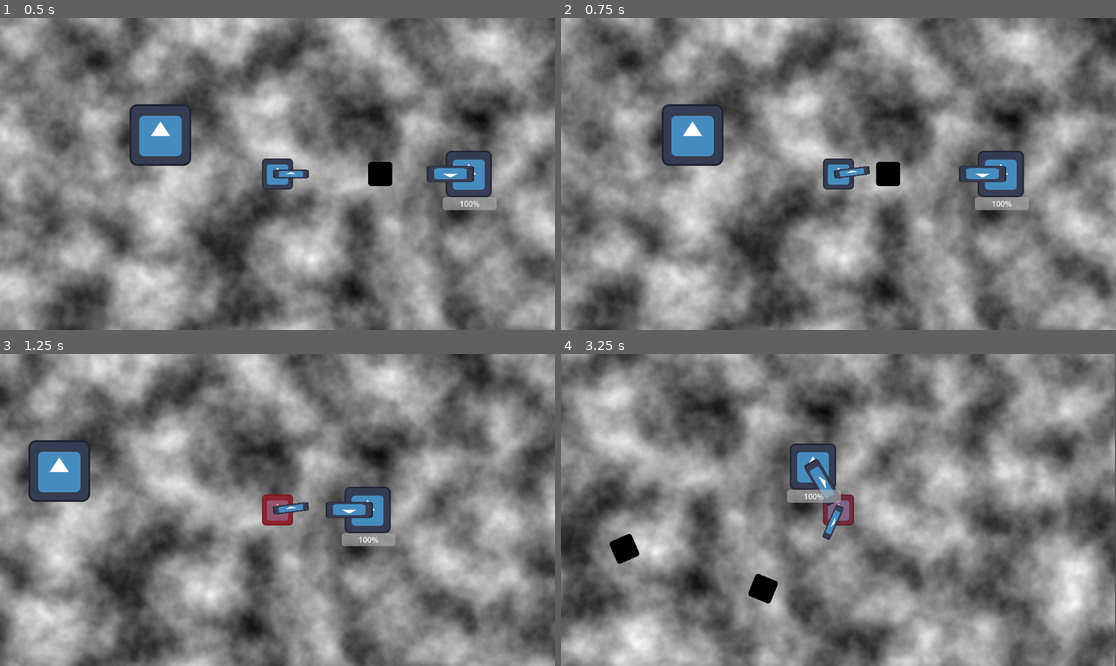
Above: before the commit, frames 1-4 (two rows, left to right).
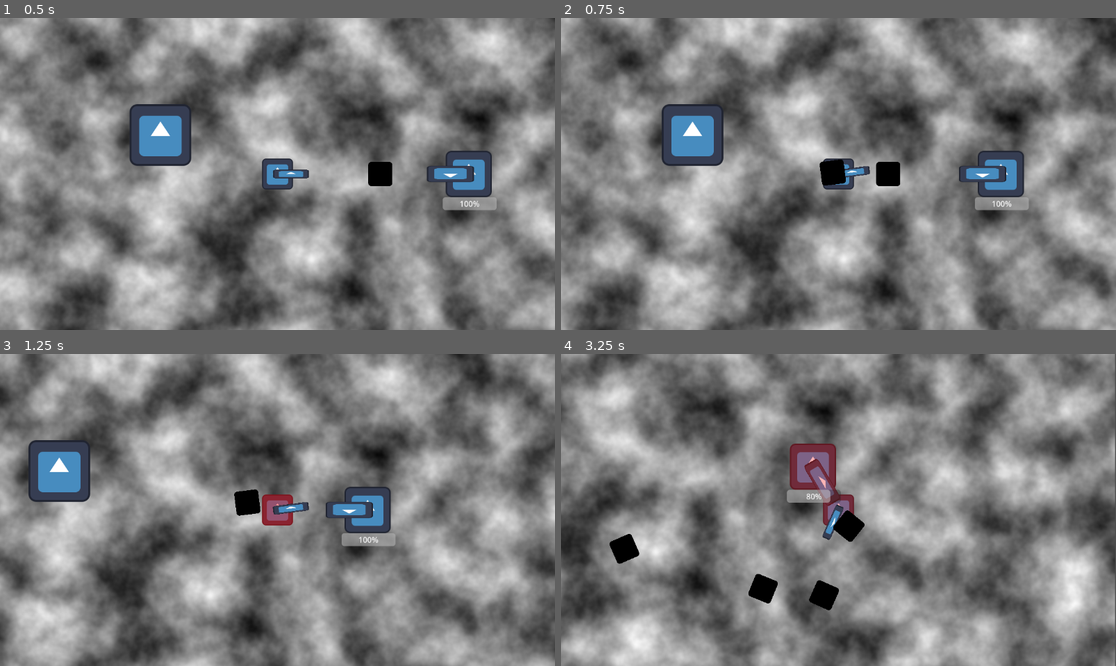
Above: after the commit, the same moments.

Repository: jacobartis/Tower-of-the-Time-Lich
Game: Godot game, scene res://world.tscn
Two runs of this game, one before a commit and one after it. Both use one fixed random seed, a clock stepped at 60 frames per second and the inputs below. The engine's default icon, where the game draws it, is replaced by a stand-in: a white triangle on a blue panel in a dark square.
Inputs (mouse positions are in pixels of both pictures, inside the frame that each line leads up to):
- Up to frame 1 (0.5 s): no input
- Up to frame 2 (0.75 s): move the mouse to (960, 158) at 0.52 s; hold D (player_right) from 0.53 s (still down); right-click (960, 158) at 0.6 s
- Up to frame 3 (1.25 s): keep holding D (player_right)
- Up to frame 4 (3.25 s): move the mouse to (727, 525) at 1.27 s; release D (player_right) at 1.28 s; hold S (player_down) 1.28-2.03 s; tap E (player_interact) at 1.35 s; move the mouse to (894, 441) at 2.02 s; press the mouse at (894, 441) at 2.03 s; hold D (player_right) 2.03-2.78 s; move the mouse to (810, 572) at 2.77 s; release the mouse at (810, 572) at 2.78 s; hold W (player_up) from 2.78 s (still down); right-click (810, 572) at 2.85 s

Frame 1 is identical in both runs. In frame 2, 0.3% of the frame differs, in the area x 46-52%, y 45-54%; in frame 3, 0.3%; in frame 4, 2.1%, in the area x 41-55%, y 28-83%.
Error before the commit: Invalid call. Nonexistent function 'alt_attack' in base 'Nil'. (res://scripts/player/player.gd:16)

Commit message:
Added death to player.

Diff:
--- a/scenes/player/player.tscn
+++ b/scenes/player/player.tscn
@@ -35,6 +35,42 @@
 "transitions": PackedFloat32Array(1),
 "update": 1,
 "values": [null]
+}
+tracks/1/type = "value"
+tracks/1/imported = false
+tracks/1/enabled = true
+tracks/1/path = NodePath("HurtboxComponent/CollisionShape2D:disabled")
+tracks/1/interp = 1
+tracks/1/loop_wrap = true
+tracks/1/keys = {
+"times": PackedFloat32Array(0),
+"transitions": PackedFloat32Array(1),
+"update": 1,
+"values": [false]
+}
+tracks/2/type = "value"
+tracks/2/imported = false
+tracks/2/enabled = true
+tracks/2/path = NodePath("CollisionShape2D:disabled")
+tracks/2/interp = 1
+tracks/2/loop_wrap = true
+tracks/2/keys = {
+"times": PackedFloat32Array(0),
+"transitions": PackedFloat32Array(1),
+"update": 1,
+"values": [false]
+}
+tracks/3/type = "value"
+tracks/3/imported = false
+tracks/3/enabled = true
+tracks/3/path = NodePath(".:modulate")
+tracks/3/interp = 1
+tracks/3/loop_wrap = true
+tracks/3/keys = {
+"times": PackedFloat32Array(0),
+"transitions": PackedFloat32Array(1),
+"update": 0,
+"values": [Color(1, 1, 1, 1)]
 }
 
 [sub_resource type="Animation" id="Animation_bo6fp"]
@@ -53,20 +89,89 @@
 "values": [true, null]
 }
 
+[sub_resource type="Animation" id="Animation_kao8e"]
+resource_name = "die"
+tracks/0/type = "method"
+tracks/0/imported = false
+tracks/0/enabled = true
+tracks/0/path = NodePath(".")
+tracks/0/interp = 1
+tracks/0/loop_wrap = true
+tracks/0/keys = {
+"times": PackedFloat32Array(0),
+"transitions": PackedFloat32Array(1),
+"values": [{
+"args": [false],
+"method": &"set_physics_process"
+}]
+}
+tracks/1/type = "value"
+tracks/1/imported = false
+tracks/1/enabled = true
+tracks/1/path = NodePath("HurtboxComponent/CollisionShape2D:disabled")
+tracks/1/interp = 1
+tracks/1/loop_wrap = true
+tracks/1/keys = {
+"times": PackedFloat32Array(0),
+"transitions": PackedFloat32Array(1),
+"update": 1,
+"values": [true]
+}
+tracks/2/type = "value"
+tracks/2/imported = false
+tracks/2/enabled = true
+tracks/2/path = NodePath("CollisionShape2D:disabled")
+tracks/2/interp = 1
+tracks/2/loop_wrap = true
+tracks/2/keys = {
+"times": PackedFloat32Array(0),
+"transitions": PackedFloat32Array(1),
+"update": 1,
+"values": [true]
+}
+tracks/3/type = "value"
+tracks/3/imported = false
+tracks/3/enabled = true
+tracks/3/path = NodePath(".:modulate")
+tracks/3/interp = 1
+tracks/3/loop_wrap = true
+tracks/3/keys = {
+"times": PackedFloat32Array(0, 1),
+"transitions": PackedFloat32Array(1, 1),
+"update": 0,
+"values": [Color(1, 0, 0, 1), Color(1, 1, 1, 0)]
+}
+tracks/4/type = "method"
+tracks/4/imported = false
+tracks/4/enabled = true
+tracks/4/path = NodePath(".")
+tracks/4/interp = 1
+tracks/4/loop_wrap = true
+tracks/4/keys = {
+"times": PackedFloat32Array(0),
+"transitions": PackedFloat32Array(1),
+"values": [{
+"args": [false],
+"method": &"set_process"
+}]
+}
+
 [sub_resource type="AnimationLibrary" id="AnimationLibrary_k1s88"]
 _data = {
 "RESET": SubResource("Animation_x5d4x"),
+"die": SubResource("Animation_kao8e"),
 "hit": SubResource("Animation_bo6fp")
 }
 
 [sub_resource type="CircleShape2D" id="CircleShape2D_ta5md"]
 radius = 156.051
 
-[node name="Player" type="CharacterBody2D" node_paths=PackedStringArray("interaction_area") groups=["player"]]
+[node name="Player" type="CharacterBody2D" node_paths=PackedStringArray("interaction_area", "weapon_holder") groups=["player"]]
 material = SubResource("ShaderMaterial_c038n")
 motion_mode = 1
 script = ExtResource("1_aj3wt")
 interaction_area = NodePath("InteractDetectionArea")
+weapon_holder = NodePath("WeaponHolder")
 
 [node name="CollisionShape2D" type="CollisionShape2D" parent="."]
 shape = SubResource("RectangleShape2D_2ctgj")
@@ -113,3 +218,4 @@
 
 [connection signal="hit" from="HurtboxComponent" to="HitHandlerComponent" method="handle_hit"]
 [connection signal="hit_taken" from="HitHandlerComponent" to="AnimationPlayer" method="play" binds= ["hit"]]
+[connection signal="dead" from="HealthComponent" to="AnimationPlayer" method="play" binds= ["die"]]
Not shown: 1 places in scenes/player/player.tscn that only renumber resources
